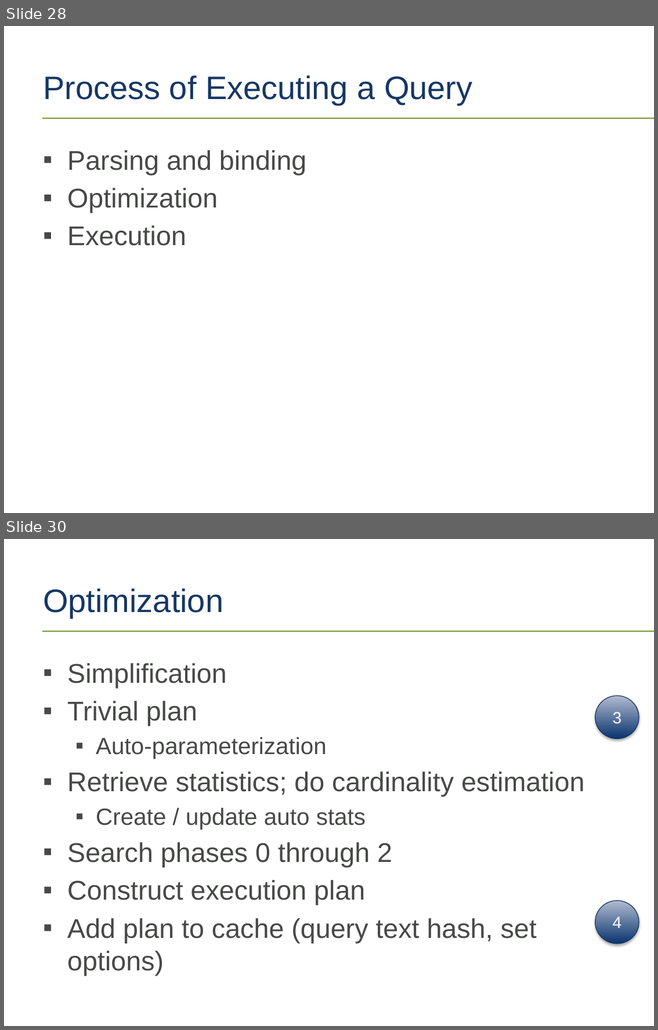
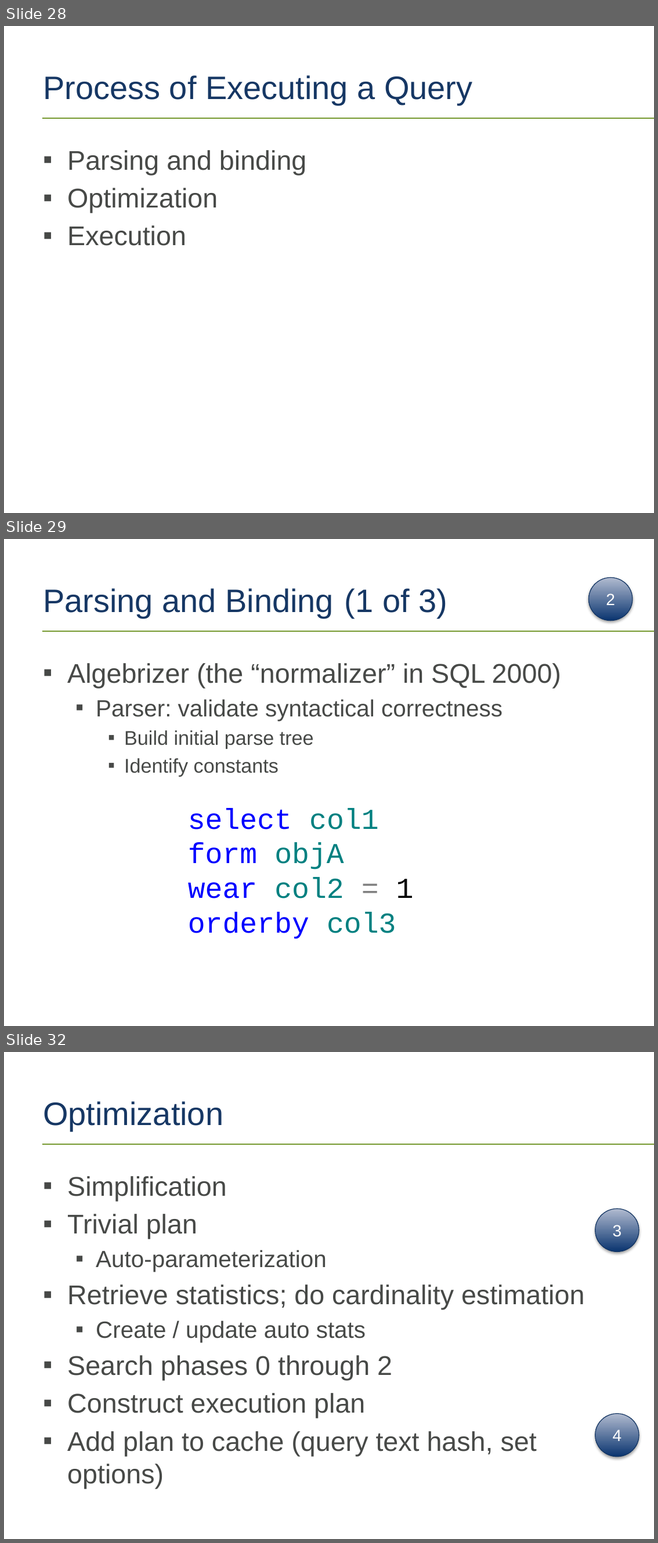
Before and after one commit to tf3604/OptimizerPresentation, a slide deck: Optimizer.pptx. Shown one above the other, each under a label of ours: slides 28 and 30 before the commit, slides 28, 29 and 32 after it; the slides between them are not shown. The pictures are 658x1030 and 658x1543 pixels, drawn with LibreOffice and Linux fonts; fonts in the diff are those of the drawing; background and template pictures are left out. Boxes give left, top, right and bottom in pixels: in the first picture for what was removed or moved away, otherwise in the second. Text is boxed around its words. In the diff, an @@ line names an element or a change of style, - is before the commit and + after.

Commit message:
Changes to parsing and bind (both slide deck and demo scripts).

```diff
--- a/Optimizer.pptx
+++ b/Optimizer.pptx
@@ slide 29 added at (x1=4, y1=539, x2=654, y2=1026), background #FFFFFF; not listed: 1 template element that a slide beside it also shows @@
@@ title added at (x1=43, y1=588, x2=447, y2=617), 36 pt, text #163764 @@
+Parsing and Binding (1 of 3)
@@ ellipse added at (x1=588, y1=577, x2=632, y2=620), fill gradient #0A3570 to #B2B9D1, outline #143564 0.75 pt, 18 pt, text #FFFFFF @@
+2
@@ text added at (x1=67, y1=663, x2=561, y2=776), 22 pt, text #474947 @@
+▪ Algebrizer (the “normalizer” in SQL 2000)
+  ▪ Parser: validate syntactical correctness
+    ▪ Build initial parse tree
+    ▪ Identify constants
@@ text added at (x1=188, y1=808, x2=413, y2=939), 32 pt, text #0000FF @@
+select col1
+form objA
+wear col2 = 1
+orderby col3
@@ what was slide 30 is now slide 32 @@
```
Also in this commit, not shown: 2 slides changed, 1 other slide added, 1 slide removed, 1 other file.
